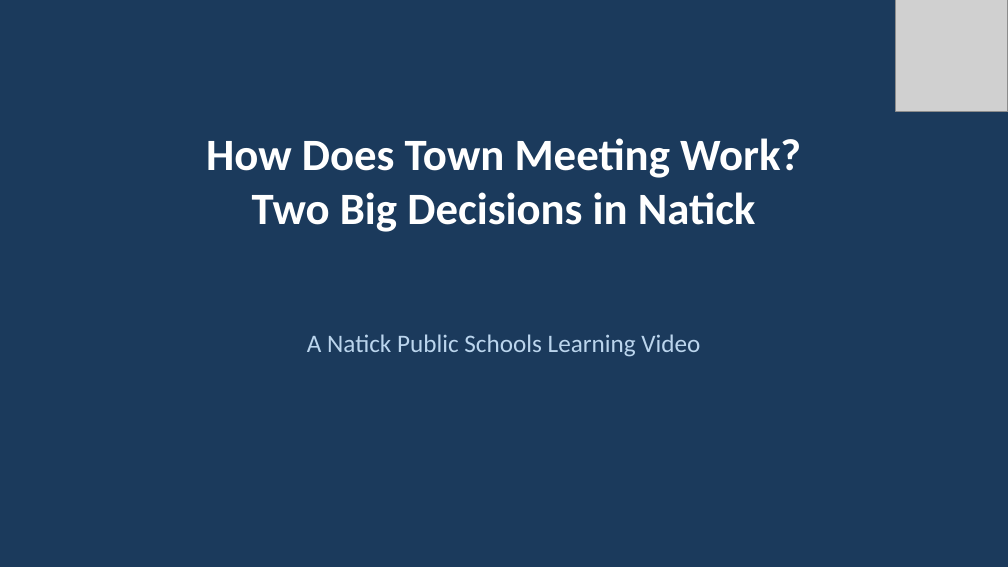
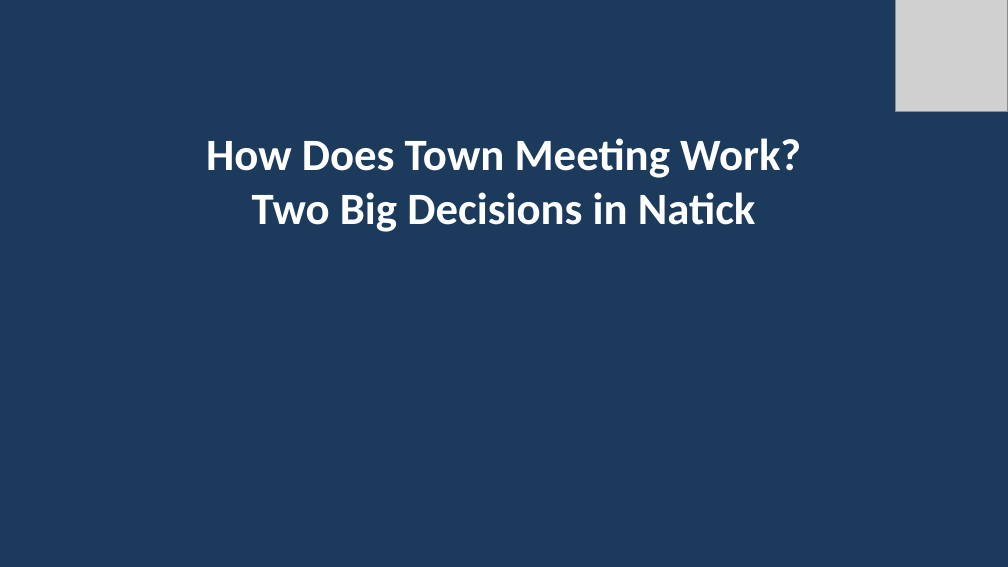
Before and after one commit to connectjeff/natick-curriculum, a slide deck: slide 1 of Town_Meeting_Video_Slides.pptx. Drawn at 1008x567 pixels with LibreOffice and Linux fonts; fonts in the diff are those of the drawing; grey boxes stand for pictures. Boxes give left, top, right and bottom in pixels: in the first picture for what was removed or moved away, otherwise in the second. Text is boxed around its words. In the diff, an @@ line names an element or a change of style, - is before the commit and + after.

Commit message:
Remove 'Natick Public Schools' from title slide

```diff
--- a/Town_Meeting_Video_Slides.pptx
+++ b/Town_Meeting_Video_Slides.pptx
@@ text removed at [307,334,700,357] @@
-A Natick Public Schools Learning Video
```
Also in this commit, not shown: 1 other file.
